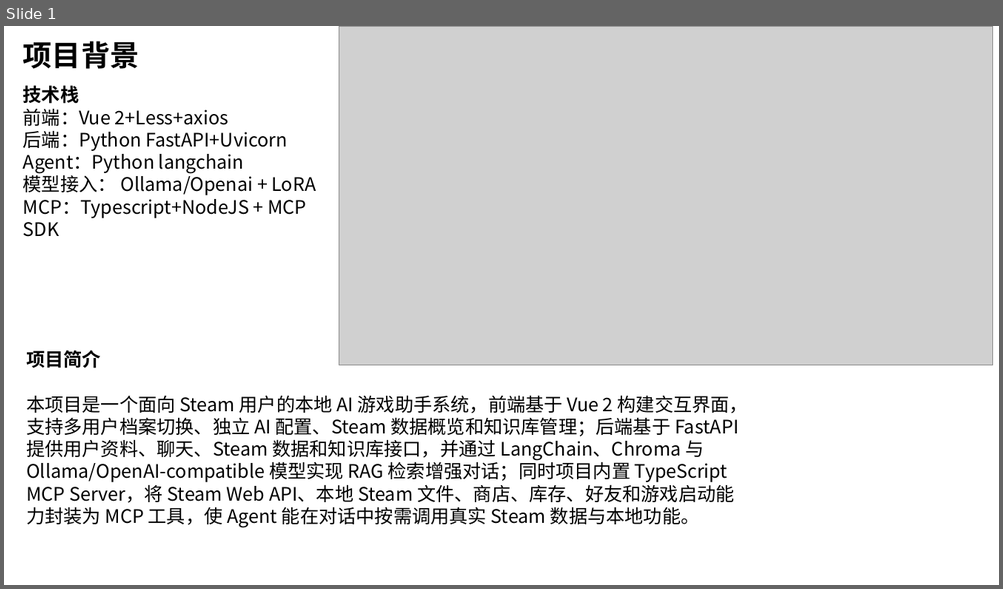
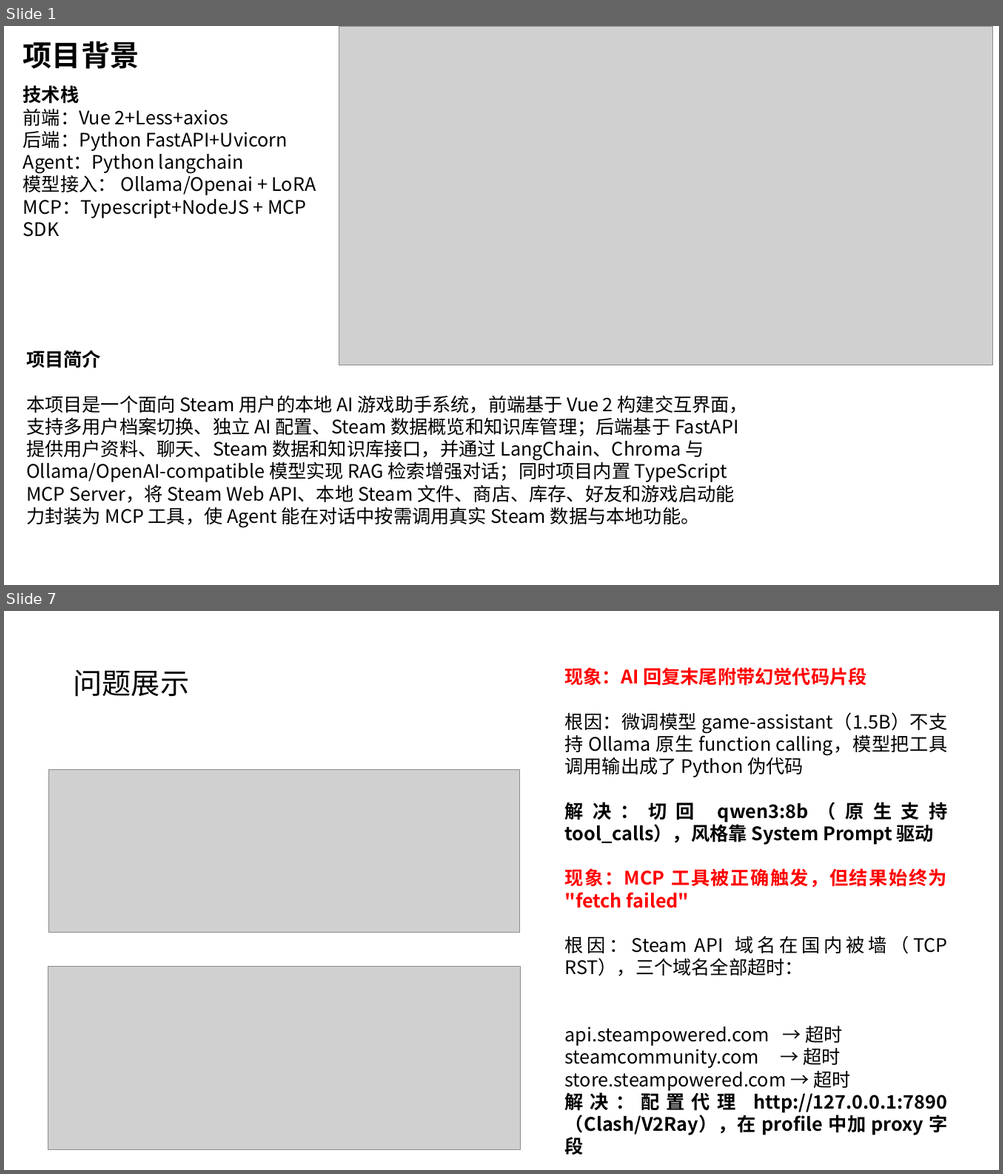
Before and after one commit to shaochang123/SteamGenieAgent, a slide deck: ppt.pptx. Shown one above the other, each under a label of ours: slide 1 before the commit, slides 1 and 7 after it; the slides between them are not shown. The pictures are 1003x589 and 1003x1174 pixels, drawn with LibreOffice and Linux fonts; fonts in the diff are those of the drawing; grey boxes stand for pictures. Boxes give left, top, right and bottom in pixels: in the first picture for what was removed or moved away, otherwise in the second. Text is boxed around its words. In the diff, an @@ line names an element or a change of style, - is before the commit and + after.

```diff
--- a/ppt.pptx
+++ b/ppt.pptx
@@ slide 7 added at box(4, 611, 999, 1170), background #FFFFFF @@
@@ text added at box(74, 670, 190, 696), 28 pt, text #000000 @@
+问题展示
@@ text added at box(565, 667, 948, 1155), 18 pt, text #000000 @@
+现象：AI 回复末尾附带幻觉代码片段
+根因：微调模型 game-assistant（1.5B）不支持 Ollama 原生 function calling，模型把工具调用输出成了 Python 伪代码
+解决：切回 qwen3:8b（原生支持 tool_calls），风格靠 System Prompt 驱动
+现象：MCP 工具被正确触发，但结果始终为 "fetch failed"
+根因：Steam API 域名在国内被墙（TCP RST），三个域名全部超时：
+api.steampowered.com → 超时
+steamcommunity.com → 超时
+store.steampowered.com → 超时
+解决：配置代理 http://127.0.0.1:7890（Clash/V2Ray），在 profile 中加 proxy 字段
@@ picture added at box(48, 770, 519, 933) @@
@@ picture added at box(48, 967, 521, 1150) @@
```
Also in this commit, not shown: 6 slides changed, 1 other slide added.
